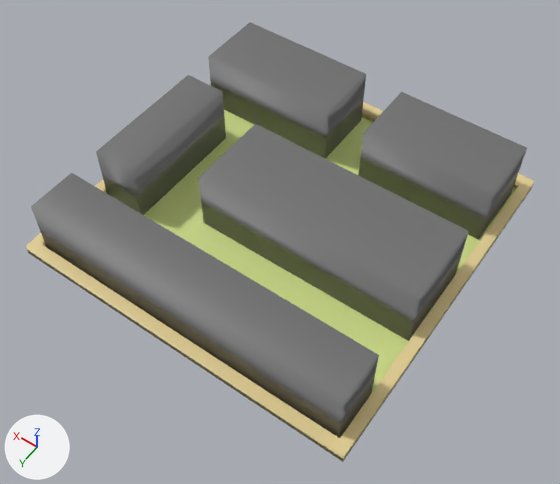
Before and after pictures for a commit that changed the FBX model poly-krisis/poly-krisisContent/Models/Level/level1.fbx.
Both versions are drawn from a camera (50 mm lens) standing at (-0.483, 0.701, 1.027) and looking at (-0.02, 0.053, 0.009). Lighting does not change. The marker at lower left points along +X, +Y and +Z. Where no turn or scale is listed for an object, it has been applied to the vertices.
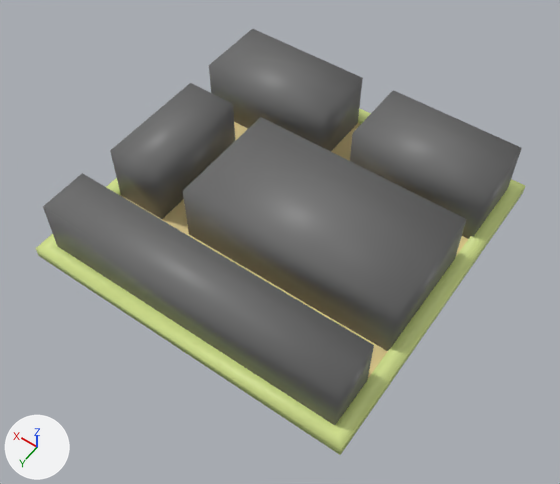
Where the newer file only moved an object's origin or applied its transform, the numbers keep the older frame.

Changed parts and their boxes [x1, y1, x2, y2] in the pictures (560 x 484 px; the box of a moved part takes in the faces that stretch with it):
'Cube_005', reshaped, moved, rescaled: before [31, 173, 379, 438]; after [36, 108, 525, 455]
'Cube_004', reshaped, moved, rescaled: before [26, 102, 534, 462]; after [43, 173, 374, 425]
'Cube_002', mesh rescaled (8% taller): before [198, 124, 469, 341]; after [183, 117, 467, 351]
'Cube_001', mesh rescaled: before [358, 92, 527, 240]; after [350, 90, 522, 239]
'Cube', mesh rescaled: before [208, 22, 366, 159]; after [209, 29, 363, 151]
'Cube_003', reshaped: before [96, 75, 226, 215]; after [110, 83, 235, 219]
part 1 of me_plane, moved or reshaped: before [144, 110, 516, 431]; after [120, 122, 468, 378]
part 2 of me_cube_005, added (green): after [36, 108, 525, 455]
part 3 of me_cube_005, deleted: before [31, 173, 379, 438]
part 8 of me_cube_004, deleted (beige): before [26, 102, 534, 462]
part 9 of me_cube_004, added: after [43, 173, 374, 425]

What changed in the scene script:
```text
Change me_cube_003:
    where me_cube_003.from_pydata(...)  # 8 vertices, 6 faces; spans x -0.039..0.039, y -0.13..0.106, z -0.01..0.103
    me_cube_003 part 6
    me_cube_003.vertices[0].co: (-0.039, 0.106, -0.01) -> (-0.071, -0.118, -0.01)
    me_cube_003.vertices[1].co: (0.039, 0.106, -0.01) -> (-0.071, 0.089, -0.01)  # not seen -> pixel (162, 219)
    me_cube_003.vertices[2].co: (0.039, -0.13, -0.01) -> (0.024, 0.089, -0.01)  # not seen -> pixel (120, 195)
    me_cube_003.vertices[3].co: (-0.039, -0.13, -0.01) -> (0.024, -0.118, -0.01)  # pixel (226, 138) -> not seen
    me_cube_003.vertices[4].co: (-0.039, 0.106, 0.103) -> (-0.071, -0.118, 0.1)  # pixel (131, 171) -> pixel (233, 103)
    me_cube_003.vertices[5].co: (0.039, 0.106, 0.103) -> (-0.071, 0.089, 0.1)  # pixel (95, 151) -> pixel (153, 175)
    me_cube_003.vertices[6].co: (0.039, -0.13, 0.103) -> (0.024, 0.089, 0.1)  # pixel (188, 74) -> pixel (110, 150)
    me_cube_003.vertices[7].co: (-0.039, -0.13, 0.103) -> (0.024, -0.118, 0.1)  # pixel (222, 91) -> pixel (190, 82)
Change me_cube_004:
    used by ob_cube_004; location = (0.0, 0.0, 0.01); scale = (0.309, 0.309, 0.01)
    remove me_cube_004.from_pydata(...)  # 16 vertices, 16 faces; spans x -1.0..1.0, y -1.0..1.0, z -1.01..1.0
    remove me_cube_004.materials.append(mat_material_003)  # beige #e7d295
    add me_cube_004.from_pydata(...)  # 8 vertices, 6 faces; spans x -27.32..27.34, y 18.83..27.49, z 0.0..11.04
    me_cube_004 part 8: 16 vertices removed from x -1.0..1.0, y -1.0..1.0, z -1.01..1.0
    me_cube_004 part 9: 8 vertices added at x -27.32..27.34, y 18.83..27.49, z 0.0..11.04, forming a box
    add me_cube_004.materials.append(mat_material_005)  # grey #707070
Change me_cube_005:
    used by ob_cube_005; location = (-0.087, 0.243, 0.01); scale = (0.2, 0.044, 0.01)
    remove me_cube_005.from_pydata(...)  # 8 vertices, 6 faces; spans x -1.0..1.86, y -1.0..1.0, z -1.0..10.33
    remove me_cube_005.materials.append(mat_material_005)  # grey #707070
    add me_cube_005.from_pydata(...)  # 16 vertices, 16 faces; spans x -29.93..29.93, y -29.93..29.93, z -1.0..1.0
    me_cube_005 part 2: 16 vertices added at x -29.93..29.93, y -29.93..29.93, z -1.0..1.0
    me_cube_005 part 3: 8 vertices removed from x -1.0..1.86, y -1.0..1.0, z -1.0..10.33
    add me_cube_005.materials.append(mat_material_004)  # green #d7e790
Change me_cube_001:
    where me_cube_001.from_pydata(...)  # 8 vertices, 6 faces; spans x -0.119..0.119, y -0.064..0.064, z -0.01..0.103
    me_cube_001 part 5: the whole mesh is scaled about its middle by (1.03, 1.05, 0.975), then moved by (0.012, 0.005, -0.001)
Change me_cube_002:
    where me_cube_002.from_pydata(...)  # 8 vertices, 6 faces; spans x -0.2..0.2, y -0.076..0.076, z -0.01..0.103
    me_cube_002 part 7: the whole mesh is scaled about its middle by (0.976, 1.36, 0.975), then moved by (0.009, 0.006, -0.001)
Change me_plane:
    where me_plane.from_pydata(...)  # 4 vertices, 1 face; spans x -0.296..0.296, y -0.296..0.296, z 0.0
    me_plane part 1
    me_plane.vertices[0].co: (0.296, -0.296, 0.0) -> (0.274, -0.274, 0.0)
    me_plane.vertices[1].co: (-0.296, -0.296, 0.0) -> (-0.274, -0.274, 0.0)
    me_plane.vertices[2].co: (0.296, 0.296, 0.0) -> (0.274, 0.274, 0.0)
    me_plane.vertices[3].co: (-0.296, 0.296, 0.0) -> (-0.274, 0.274, 0.0)
Change me_cube:
    where me_cube.from_pydata(...)  # 8 vertices, 6 faces; spans x -0.13..0.13, y -0.064..0.064, z -0.01..0.103
    me_cube part 4: the whole mesh is scaled about its middle by (0.942, 1.05, 0.975), then moved by (-0.006, 0.013, -0.001)
Change ob_cube_004:
    ob_cube_004.location: (0.0, 0.0, 0.01) -> (0.0, 0.0, 0.0)
    ob_cube_004.scale: (0.309, 0.309, 0.01) -> (0.01, 0.01, 0.01)
Change ob_cube_005:
    ob_cube_005.location: (-0.087, 0.243, 0.01) -> (0.0, 0.0, 0.0)
    ob_cube_005.scale: (0.2, 0.044, 0.01) -> (0.01, 0.01, 0.01)
```
